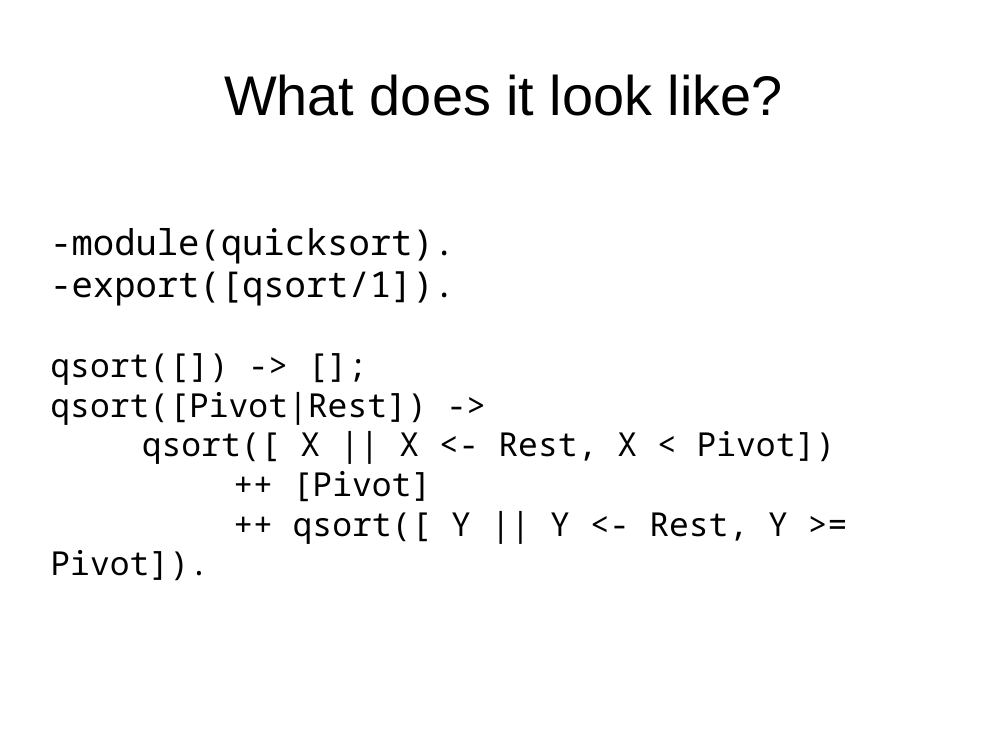
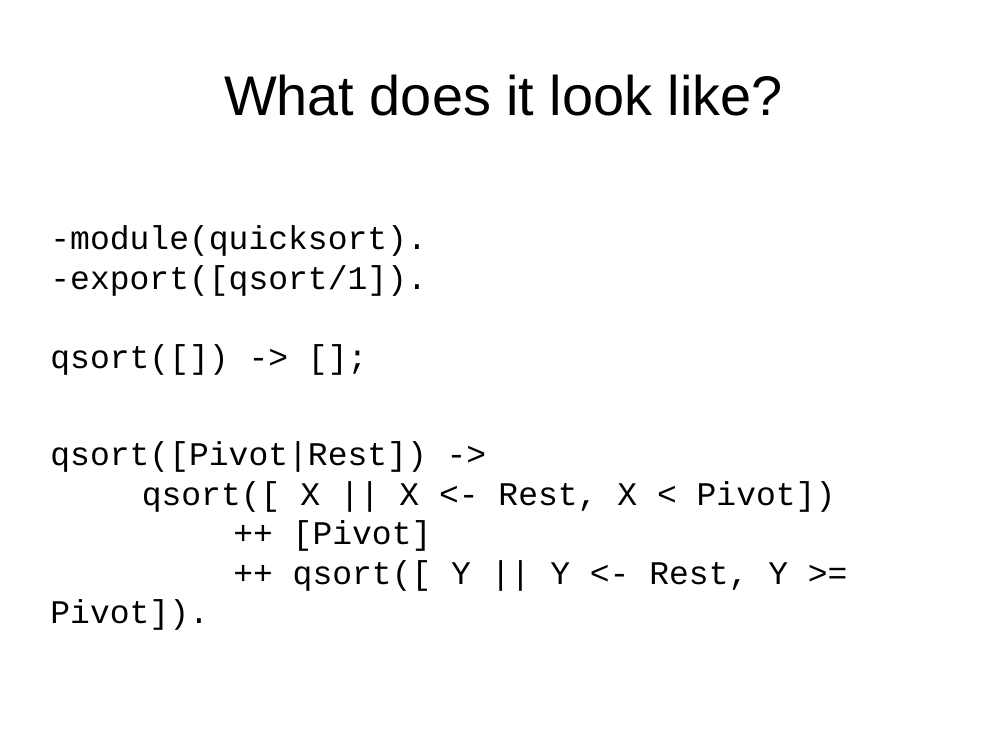
Before and after one commit to bernardd/conference-talks, a slide deck: slide 9 of Erlang Intro.odp (slide 8 before the commit). Drawn at 1008x756 pixels with LibreOffice and Linux fonts; fonts in the diff are those of the drawing. Boxes give left, top, right and bottom in pixels: in the first picture for what was removed or moved away, otherwise in the second. Text is boxed around its words. In the diff, an @@ line names an element or a change of style, - is before the commit and + after.

Commit message:
WIP

```diff
--- a/Erlang Intro.odp
+++ b/Erlang Intro.odp
@@ text at bbox=[50, 225, 836, 630]: text changed; font Noto Sans Mono to Courier New @@
--module(quicksort).
--export([qsort/1]).
-qsort([]) -> [];
-qsort([Pivot|Rest]) ->
-qsort([ X || X <- Rest, X < Pivot])
-++ [Pivot]
-++ qsort([ Y || Y <- Rest, Y >= Pivot]).
+-module(quicksort).
+-export([qsort/1]).
+qsort([]) -> [];
+qsort([Pivot|Rest]) ->
+qsort([ X || X <- Rest, X < Pivot])
+++ [Pivot]
+++ qsort([ Y || Y <- Rest, Y >= Pivot]).
```
Also in this commit, not shown: 9 other slides changed, 3 slides added.
